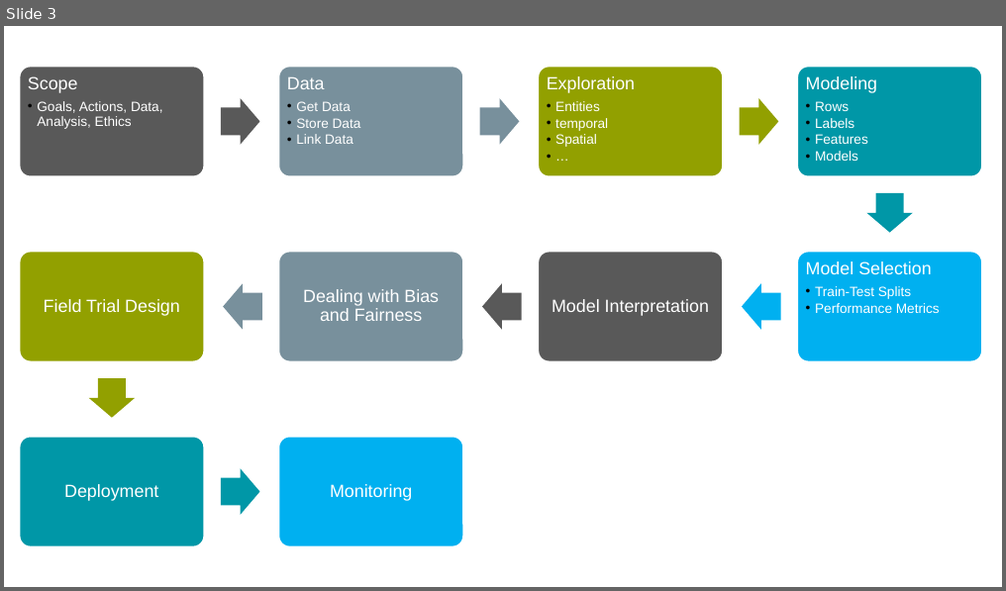
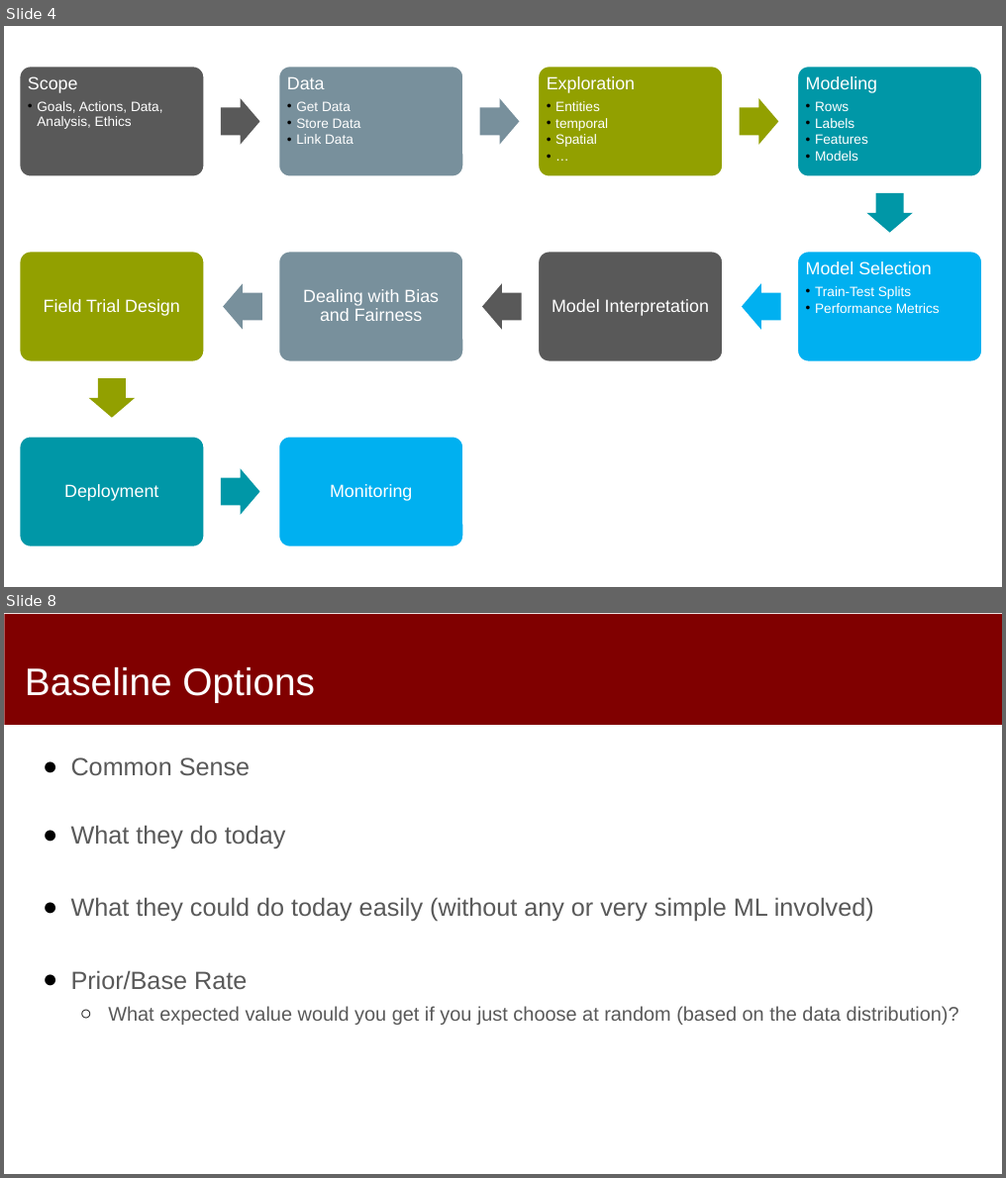
Before and after one commit to dssg/MLinPractice, a slide deck: Lectures/Lecture11-Module1Review.pptx. Shown one above the other, each under a label of ours: slide 3 before the commit, slides 4 and 8 after it; the slides between them are not shown. The pictures are 1006x591 and 1006x1178 pixels, drawn with LibreOffice and Linux fonts; fonts in the diff are those of the drawing. Boxes give left, top, right and bottom in pixels: in the first picture for what was removed or moved away, otherwise in the second. Text is boxed around its words. In the diff, an @@ line names an element or a change of style, - is before the commit and + after.

```diff
--- a/Lectures/Lecture11-Module1Review.pptx
+++ b/Lectures/Lecture11-Module1Review.pptx
@@ slide 8 added at [4, 613, 1002, 1174], background #FFFFFF @@
@@ rectangle added at [5, 614, 1002, 725], fill #800000 @@
@@ title added at [25, 667, 315, 702], 37 pt, text #FFFFFF @@
+Baseline Options
@@ text added at [71, 758, 959, 1025], 24 pt, text #595959 @@
+● Common Sense
+● What they do today
+● What they could do today easily (without any or very simple ML involved)
+● Prior/Base Rate
+  ○ What expected value would you get if you just choose at random (based on the data distribution)?
@@ what was slide 3 is now slide 4 @@
```
Also in this commit, not shown: 2 slides changed, 17 other slides added.
